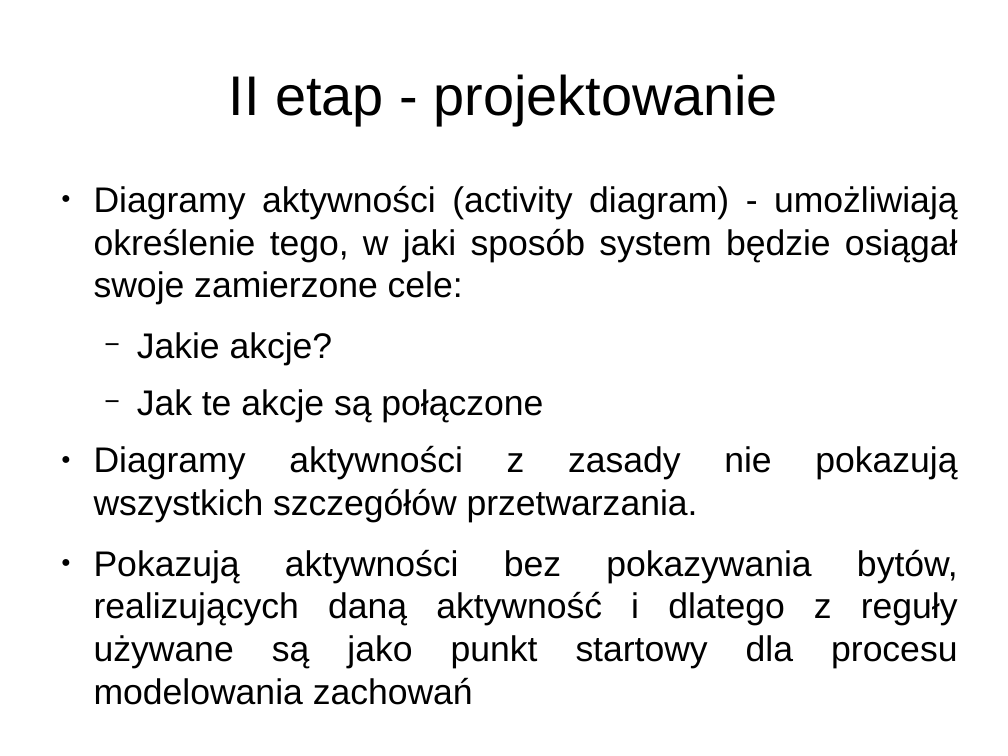
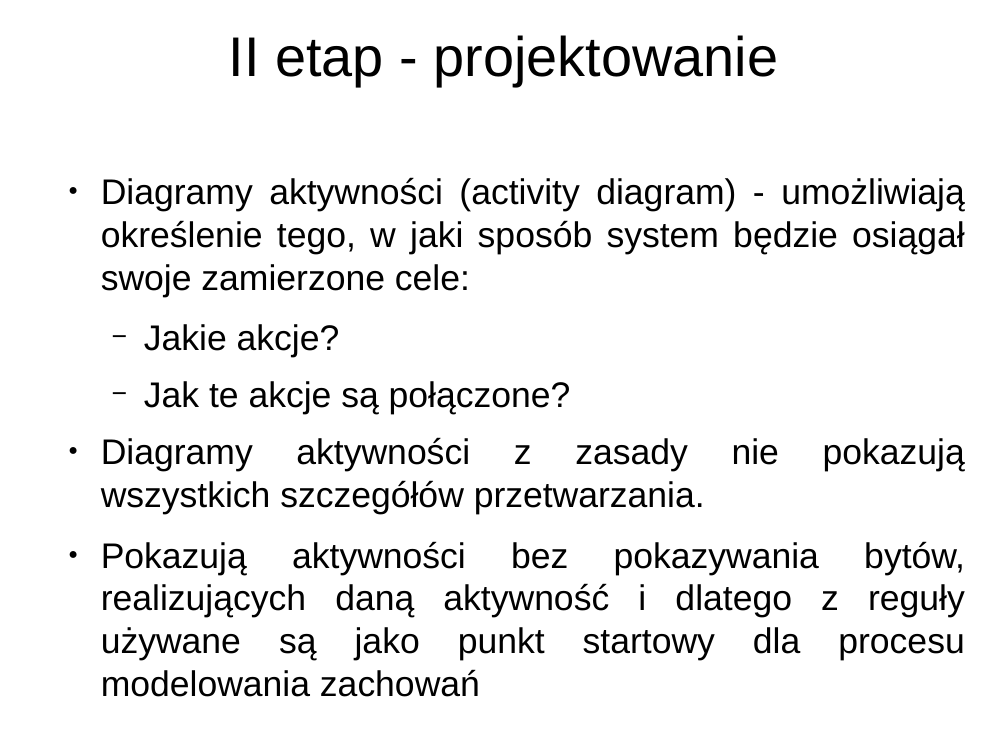
Before and after one commit to ZUTIO/IO, a slide deck: slide 7 of IO - prezentacja.odp. Drawn at 1008x756 pixels with LibreOffice and Linux fonts; fonts in the diff are those of the drawing; background and template pictures are left out. Boxes give left, top, right and bottom in pixels: in the first picture for what was removed or moved away, otherwise in the second. Text is boxed around its words. In the diff, an @@ line names an element or a change of style, - is before the commit and + after.

```diff
--- a/IO - prezentacja.odp
+++ b/IO - prezentacja.odp
@@ title "II etap - projektowanie": place and size @@
-title "II etap - projektowanie" at (229,74,778,125)
+title "II etap - projektowanie" at (229,35,778,86)
@@ text "Diagramy aktywności (activity diagram) - ...": place and size @@
-text "Diagramy aktywności (activity diagram) - ..." at (94,185,958,668)
+text "Diagramy aktywności (activity diagram) - ..." at (101,177,965,697)
@@ text at (144,381,571,414): text changed @@
-  − Jak te akcje są połączone
+  − Jak te akcje są połączone?
```
Also in this commit, not shown: 14 other slides changed, 2 slides added, 21 other files.
